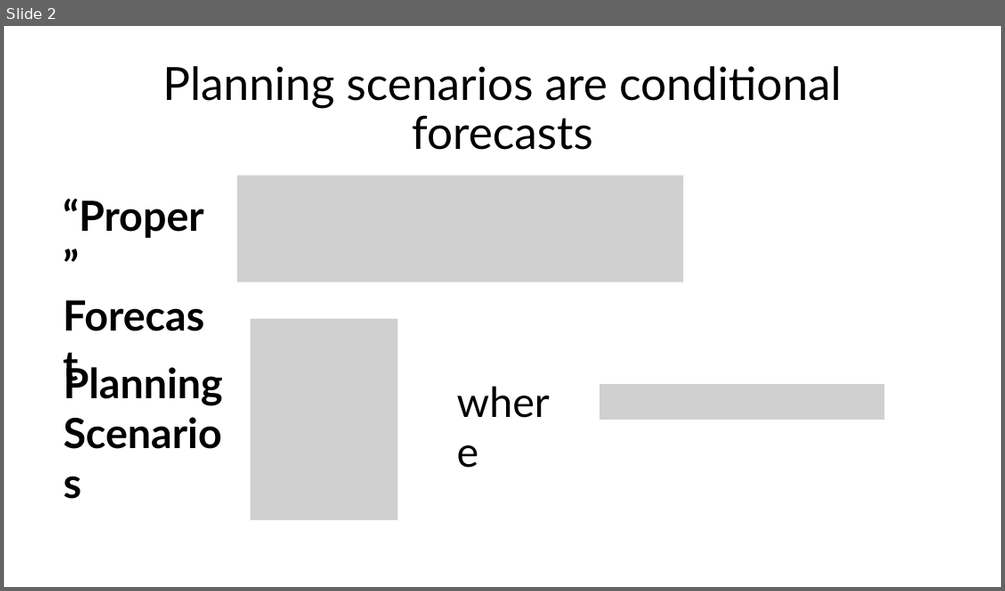
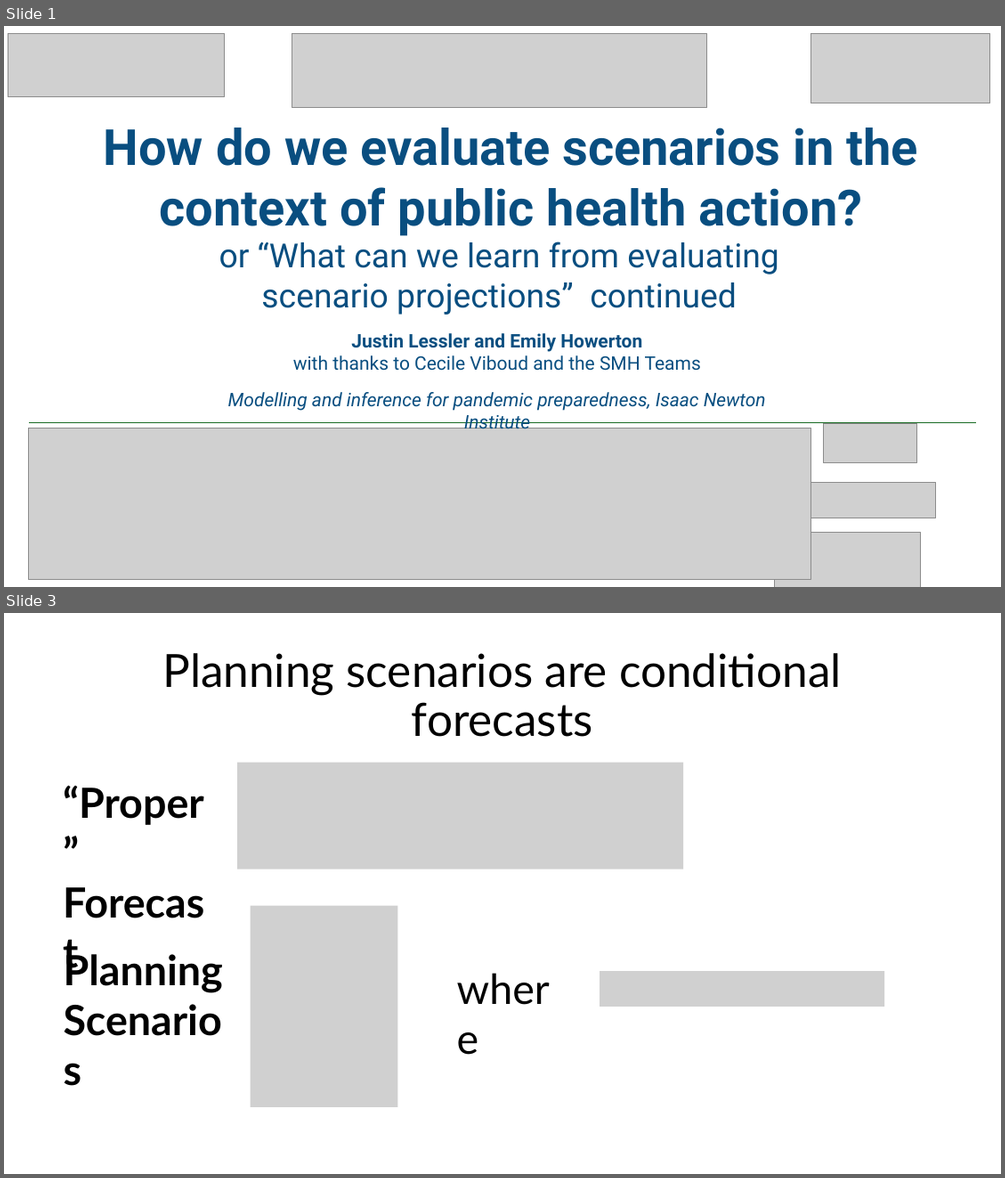
Before and after one commit to UNCIDD/scenario-eval-theory, a slide deck: presentations/INIPresentation_JL.pptx. Shown one above the other, each under a label of ours: slide 2 before the commit, slides 1 and 3 after it; the slides between them are not shown. The pictures are 1005x591 and 1005x1178 pixels, drawn with LibreOffice and Linux fonts; fonts in the diff are those of the drawing; grey boxes stand for pictures. Boxes give left, top, right and bottom in pixels: in the first picture for what was removed or moved away, otherwise in the second. Text is boxed around its words. In the diff, an @@ line names an element or a change of style, - is before the commit and + after.

Commit message:
JL presentation and supporting figures

```diff
--- a/presentations/INIPresentation_JL.pptx
+++ b/presentations/INIPresentation_JL.pptx
@@ slide 1 added at [4, 26, 1001, 587], background #FFFFFF @@
@@ picture added at [8, 33, 225, 97] @@
@@ picture added at [292, 33, 707, 108] @@
@@ picture added at [811, 33, 990, 103] @@
@@ text added at [104, 127, 918, 236], 48 pt, text #094E80, bold @@
+How do we evaluate scenarios in the context of public health action?
@@ text added at [219, 241, 779, 314], 32 pt, text #094E80 @@
+or “What can we learn from evaluating
+scenario projections” continued
@@ text added at [228, 333, 766, 428], 18 pt, text #094E80 @@
+Justin Lessler and Emily Howerton
+with thanks to Cecile Viboud and the SMH Teams
+.
+Modelling and inference for pandemic preparedness, Isaac Newton Institute
@@ line added from (29, 422) to (976, 422), #196B24 0.75 pt @@
@@ picture added at [824, 424, 917, 464] @@
@@ picture added at [29, 428, 810, 580] @@
@@ picture added at [807, 483, 936, 518] @@
@@ picture added at [774, 532, 920, 587] @@
@@ what was slide 2 is now slide 3 @@
```
Also in this commit, not shown: 5 slides changed, 15 other slides added, 2 slides removed, 4 other files.
